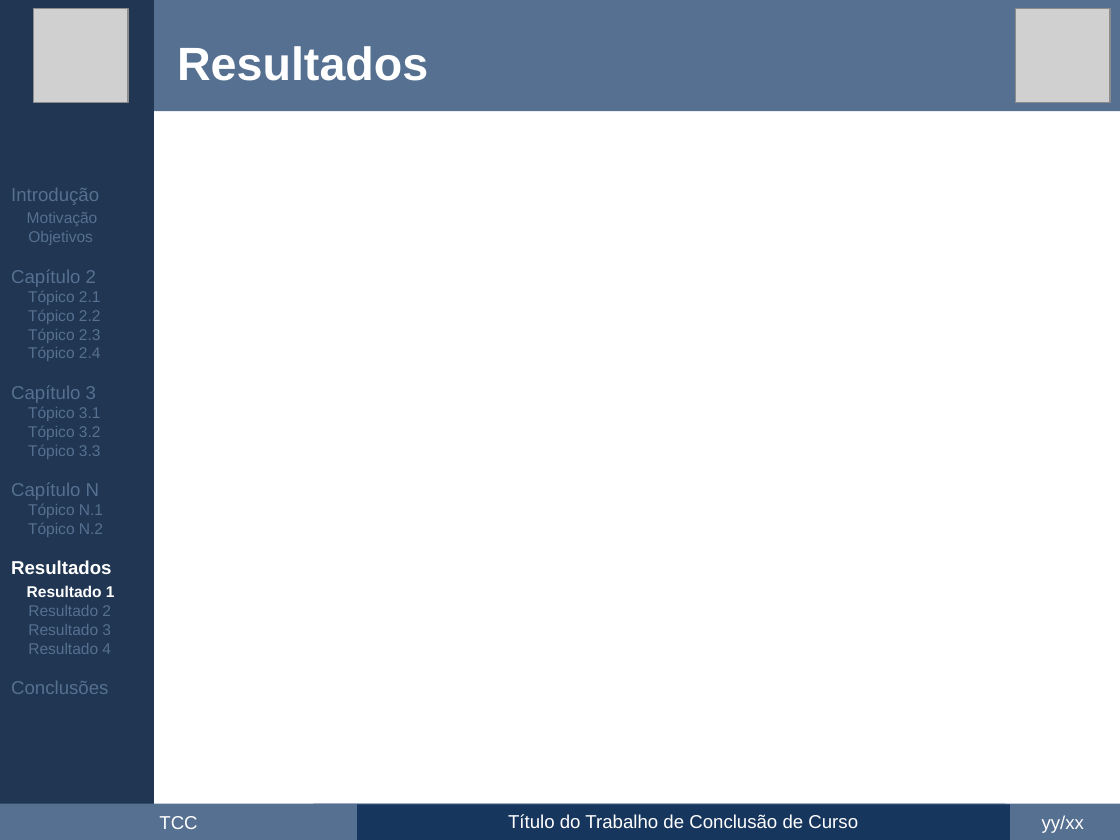
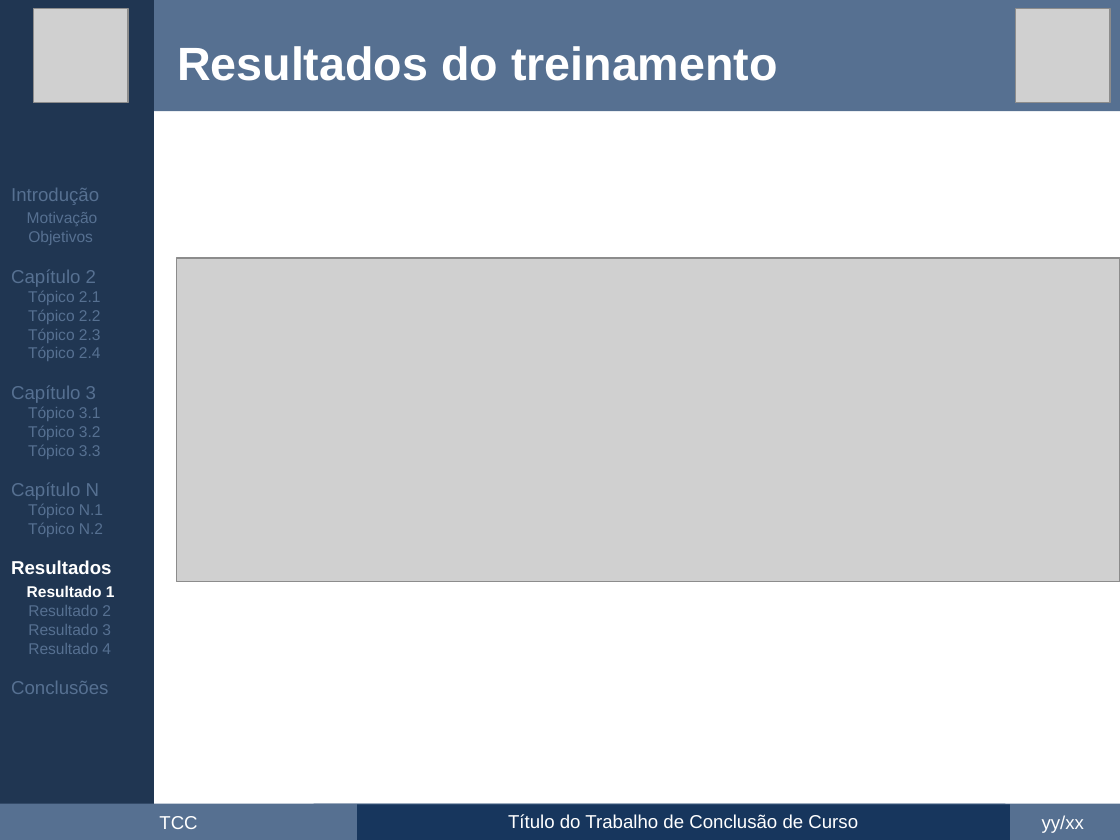
Before and after one commit to maxwellrs-dev/ai4rpi, a slide deck: slide 33 of apresentacao/apresentacao.pptx (slide 28 before the commit). Drawn at 1120x840 pixels with LibreOffice and Linux fonts; fonts in the diff are those of the drawing; grey boxes stand for pictures. Boxes give left, top, right and bottom in pixels: in the first picture for what was removed or moved away, otherwise in the second. Text is boxed around its words. In the diff, an @@ line names an element or a change of style, - is before the commit and + after.

```diff
--- a/apresentacao/apresentacao.pptx
+++ b/apresentacao/apresentacao.pptx
@@ text at [177, 46, 778, 81]: text changed @@
-Resultados
+Resultados do treinamento
@@ picture added at [176, 258, 1120, 581] @@
```
Also in this commit, not shown: 7 other slides changed, 18 slides added, 1 slide removed.
